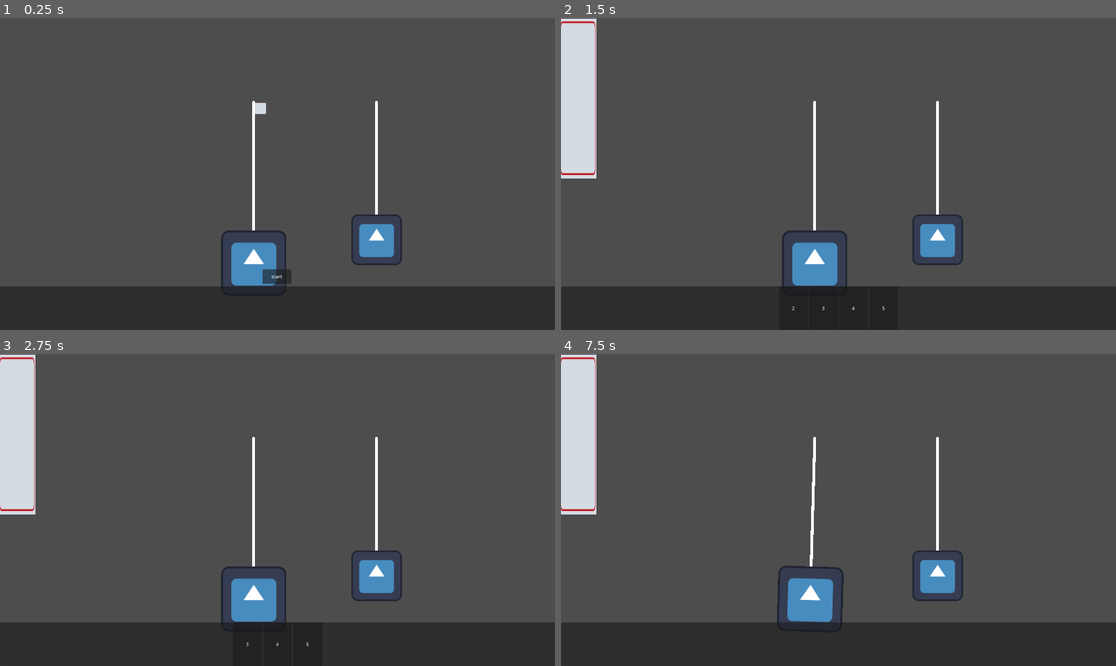
Above: before the commit, frames 1-4 (two rows, left to right).
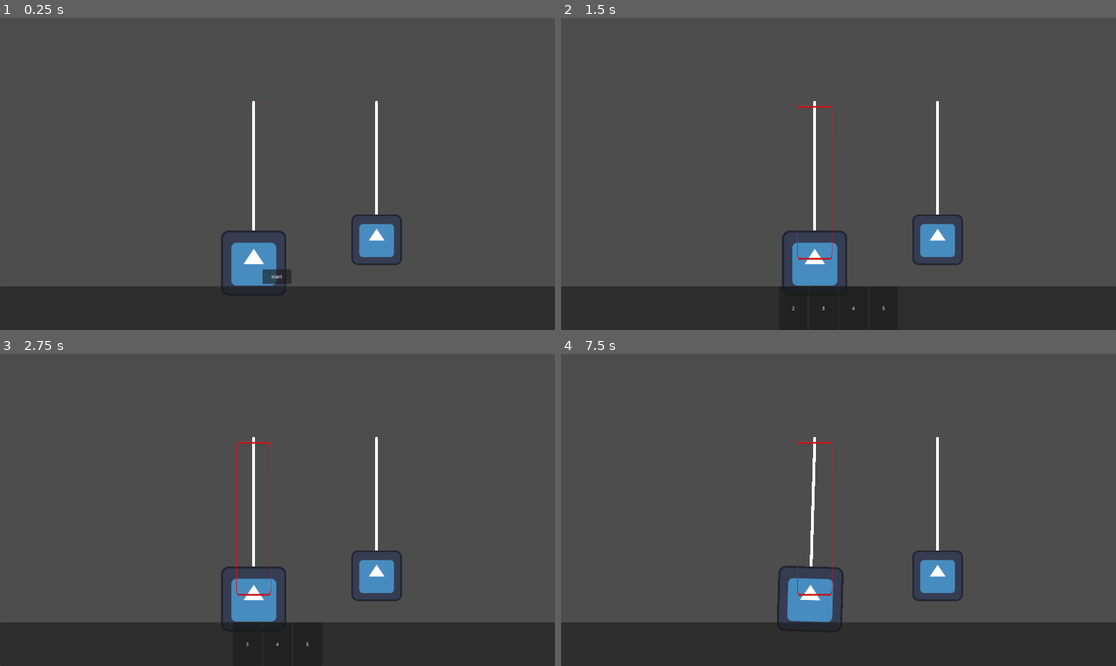
Above: after the commit, the same moments.

Repository: HEKEPOIU/gmtk_2024
Game: Godot game, scene res://scene/main.tscn
Two runs of this game, one before a commit and one after it. Both use one fixed random seed, a clock stepped at 60 frames per second and the inputs below. The engine's default icon, where the game draws it, is replaced by a stand-in: a white triangle on a blue panel in a dark square.
Inputs (mouse positions are in pixels of both pictures, inside the frame that each line leads up to):
- Up to frame 1 (0.25 s): no input
- Up to frame 2 (1.5 s): click "start" at 0.5 s; click "1" at 1.25 s
- Up to frame 3 (2.75 s): click "2" at 2 s
- Up to frame 4 (7.5 s): click "3" at 2.75 s; click "4" at 3.5 s; click "5" at 4.25 s; tap Enter at 5, 6.5 s; move the mouse to (960, 494) at 5.02 s; hold Right 5.03-5.78 s; click (960, 494) at 5.1 s; tap Space at 5.75, 7.25 s; move the mouse to (727, 525) at 5.77 s; hold Left 5.78-6.53 s; click (727, 525) at 5.85 s; move the mouse to (894, 441) at 6.52 s; hold Right from 6.53 s (still down); click (894, 441) at 6.6 s; move the mouse to (810, 572) at 7.27 s; click (810, 572) at 7.35 s

The runs differ from the first frame. In frame 1, less than 0.1% of the frame differs, in the area x 45-48%, y 27-31%; in frame 2, 3.5%, in the area x 0-49%, y 0-78%; in frame 3, 3.5%; in frame 4, 3.5%.

Commit message:
upate image

Diff:
--- a/src/ui/ui_main.gd
+++ b/src/ui/ui_main.gd
@@ -45,9 +45,9 @@
 		set_border(position - Vector2(width / 2, 0), Vector2(width / border.size.x, length / border.size.y))
 	pass
 
-func set_border(positon, scale):
-	border.position = position
-	border.scale = scale
+func set_border(target_positon: Vector2, target_scale: Vector2):
+	border.position = target_positon
+	border.scale = target_scale
 
 func _get_pendulum_info_array() -> Array:
 	var arr := Array([], TYPE_OBJECT, "Node", Pendulum)
Binary file changed: border.png
